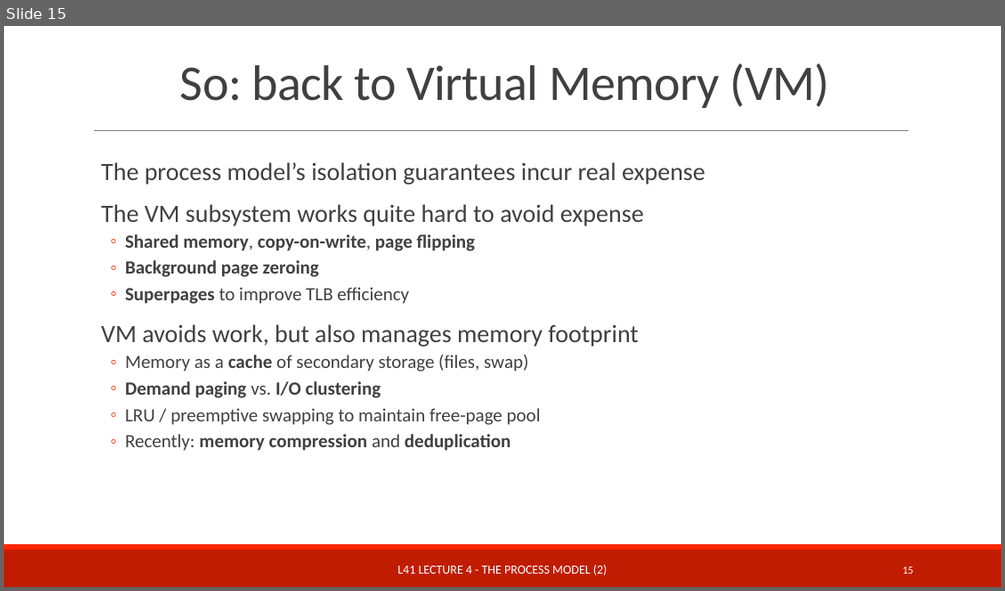
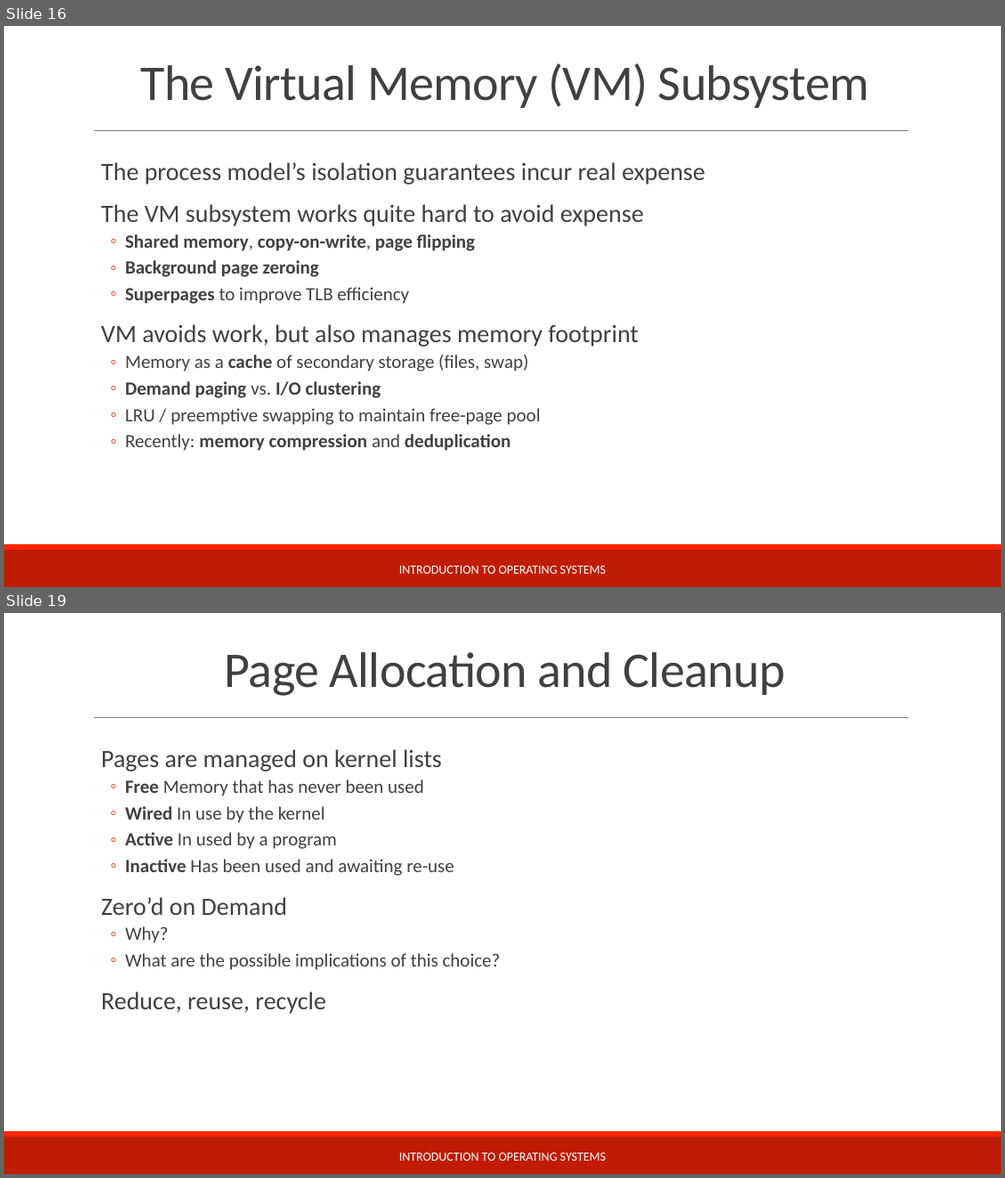
Before and after one commit to teachbsd/course, a slide deck: undergraduate/lectures/memory.pptx. Shown one above the other, each under a label of ours: slide 15 before the commit, slides 16 and 19 after it; the slides between them are not shown. The pictures are 1005x591 and 1005x1178 pixels, drawn with LibreOffice and Linux fonts; fonts in the diff are those of the drawing; background and template pictures are left out. Boxes give left, top, right and bottom in pixels: in the first picture for what was removed or moved away, otherwise in the second. Text is boxed around its words. In the diff, an @@ line names an element or a change of style, - is before the commit and + after.

```diff
--- a/undergraduate/lectures/memory.pptx
+++ b/undergraduate/lectures/memory.pptx
@@ slide 19 added at (4, 613, 1001, 1174), background #FFFFFF; not listed: 3 template elements that a slide beside it also shows @@
@@ title added at (225, 652, 785, 696), 48 pt, text #404040 @@
+Page Allocation and Cleanup
@@ text added at (101, 749, 501, 1013), 18 pt, text #404040 @@
+  Pages are managed on kernel lists
+  ◦ Free Memory that has never been used
+  ◦ Wired In use by the kernel
+  ◦ Active In used by a program
+  ◦ Inactive Has been used and awaiting re-use
+  Zero’d on Demand
+  ◦ Why?
+  ◦ What are the possible implications of this choice?
+  Reduce, reuse, recycle
@@ text added at (399, 1152, 606, 1160), 12 pt, text #FFFFFF @@
+INTRODUCTION TO OPERATING SYSTEMS
@@ what was slide 15 is now slide 16 @@
@@ slide 16 changed as well @@
@@ title at (140, 63, 869, 108): text changed @@
-So: back to Virtual Memory (VM)
+The Virtual Memory (VM) Subsystem
@@ text at (399, 565, 606, 573): text changed @@
-L41 LECTURE 4 - THE PROCESS MODEL (2)
+INTRODUCTION TO OPERATING SYSTEMS
@@ page number removed at (902, 566, 913, 573) @@
-15
```
Also in this commit, not shown: 12 other slides changed, 13 other slides added, 3 slides removed.
